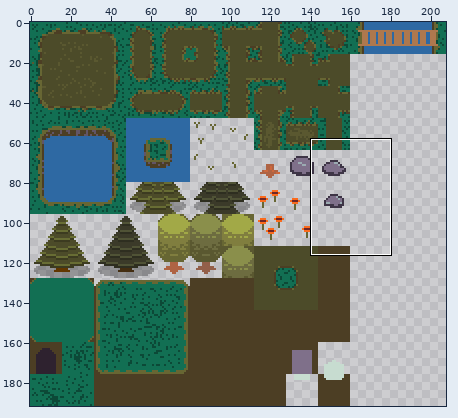
Two versions of one sprite sheet, Assets/Act1/TileMaps/ForestTileSetAct1.png. Above, an overview of the earlier version with the close-up marked.
Close-up. Before:
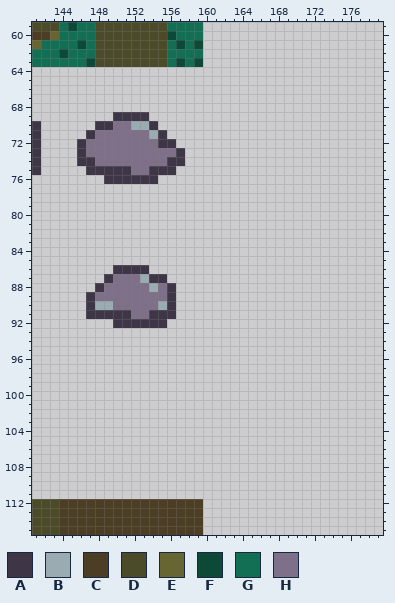
The file is 208x192 pixels. Colours within 5 levels of each other are drawn and written as one. Shown: x 141..179, y 59..115. The commit also changed other parts of the picture, which this record leaves out.
Palette (. is transparent): A #3e3546  B #9babb2  C #4c3e24  D #4c4b29  E #676633  F #0c4937  G #126f53  H #7f708a
Pixels before, first column x 141:
 59 DDDGFGGDDDDDDDDGGGG
 60 CCEGGGGDDDDDDDDFGGG
 61 EGGGGFGDDDDDDDDGFGF
 62 GGGFGGGDDDDDDDDGGGG
 63 GGGGGGFDDDDDDDDGFGF
 64 ...................
 65 ...................
 66 ...................
 67 ...................
 68 ...................
 69 .........AAAA......
 70 A......AAHHBBA.....
 71 A.....AHHHHHHBA....
 72 A....AHHHHHHHHAA...
 73 A....AHHHHHHHHHHA..
 74 A....AAHHHHHHHHAA..
 75 A.....AAAAAHHAAA...
 76 ........AAAAAA.....
 77 ...................
 78 ...................
 79 ...................
 80 ...................
 81 ...................
 82 ...................
 83 ...................
 84 ...................
 85 ...................
 86 .........AAAA......
 87 ........AHHHBAA....
 88 .......AHHHHHBHA...
 89 ......AHHHHHHHHA...
 90 ......ABBHHHHHBA...
 91 ......AAAAAHHAAA...
 92 .........AAAAAA....
 93 ...................
 94 ...................
 95 ...................
 96 ...................
 97 ...................
 98 ...................
 99 ...................
100 ...................
101 ...................
102 ...................
103 ...................
104 ...................
105 ...................
106 ...................
107 ...................
108 ...................
109 ...................
110 ...................
111 ...................
112 DDDCCCCCCCCCCCCCCCC
113 DDDCCCCCCCCCCCCCCCC
114 DDDCCCCCCCCCCCCCCCC
115 DDDCCCCCCCCCCCCCCCC
The same view after the edit:
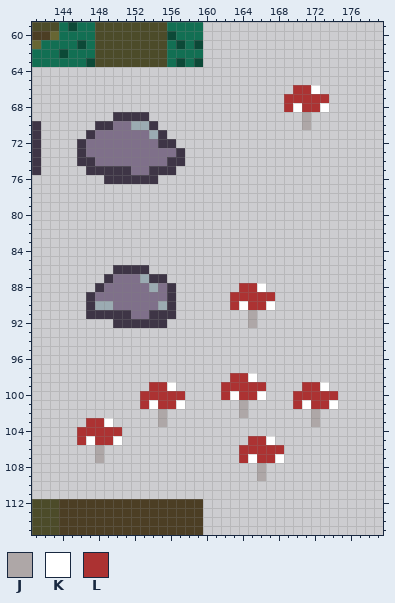
Colours new in this view: J #aea7a7  K #ffffff  L #ac3232
Edits made:
The edit adds colour J in rows 69 to 70 at x 171; in rows 91 to 92 at x 165; in row 101 at x 164; in row 102 at x 155, 164 and 172; in row 103 at x 155 and 172; in rows 106 to 107 at x 148.
The edit adds colour J in rows 108 to 109 at x 166.
The edit adds colour K in row 66 at x 172; in row 68 at x 170 and 173; in row 88 at x 166; in row 90 at x 164 and 167; in row 98 at x 165; in row 99 at x 156 and 173.
The edit adds colour K in row 100 at x 163 and 166; in row 101 at x 154, 157, 171 and 174; in row 103 at x 149; in row 105 at x 147, 150 and 167; in row 107 at x 165 and 168.
The edit adds colour L in row 66 at x 170 to 171; in row 67 at x 169 to 173; in row 68 at x 169 and 171 to 172; in row 88 at x 164 to 165; in row 89 at x 163 to 167; in row 90 at x 163 and 165 to 166.
The edit adds colour L in row 98 at x 163 to 164; in row 99 at x 154 to 155, 162 to 166 and 171 to 172; in row 100 at x 153 to 157, 162, 164 to 165 and 170 to 174; in row 101 at x 153, 155 to 156, 170 and 172 to 173; in row 103 at x 147 to 148; in row 104 at x 146 to 150.
The edit adds colour L in row 105 at x 146, 148 to 149 and 165 to 166; in row 106 at x 164 to 168; in row 107 at x 164 and 166 to 167.
Where, in picture pixels (left, top, right, bottom), the same in both close-ups:
added: (284, 85, 329, 130)
added: (230, 283, 275, 328)
added: (221, 373, 338, 481)
added: (77, 382, 185, 463)
